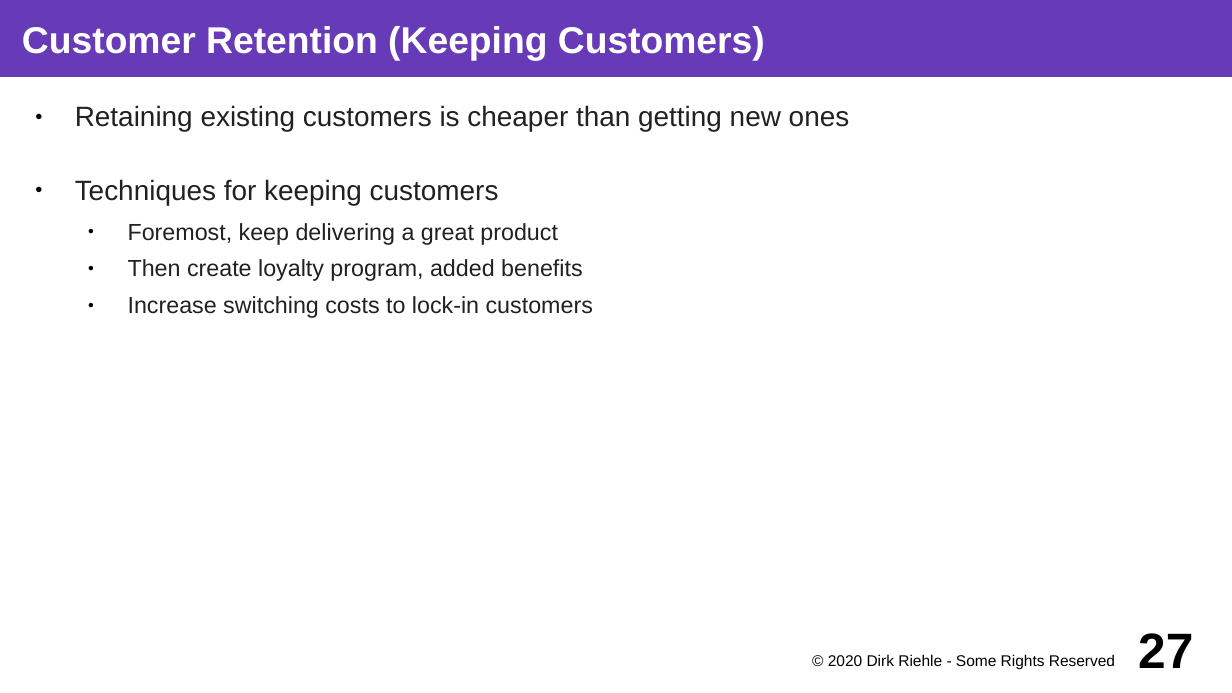
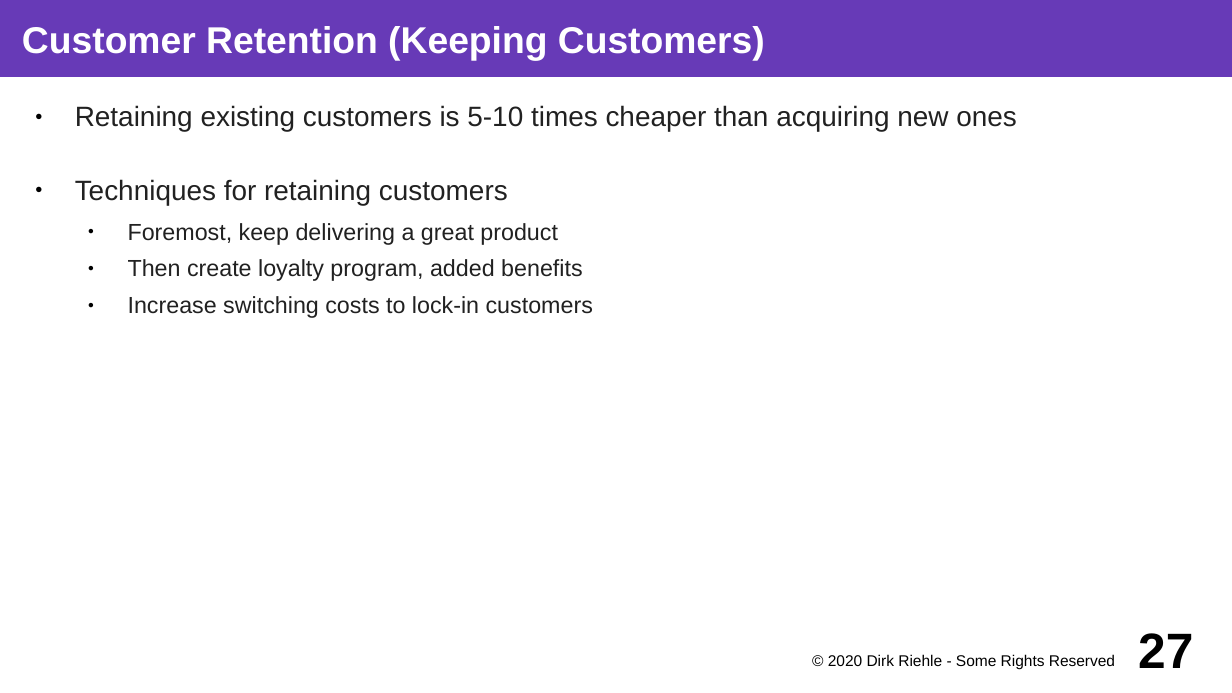
Before and after one commit to dirkriehle/coss-course, a slide deck: slide 27 of Lecture slides/COSS B04 - Business Models.odp. Drawn at 1232x693 pixels with LibreOffice and Linux fonts; fonts in the diff are those of the drawing. Boxes give left, top, right and bottom in pixels: in the first picture for what was removed or moved away, otherwise in the second. Text is boxed around its words. In the diff, an @@ line names an element or a change of style, - is before the commit and + after.

```diff
--- a/Lecture slides/COSS B04 - Business Models.odp
+++ b/Lecture slides/COSS B04 - Business Models.odp
@@ text at (75, 105, 1017, 205): text changed @@
-● Retaining existing customers is cheaper than getting new ones
-● Techniques for keeping customers
+● Retaining existing customers is 5-10 times cheaper than acquiring new ones
+● Techniques for retaining customers
```
Also in this commit, not shown: 3 other slides changed, 3 slides removed, 15 other files.
